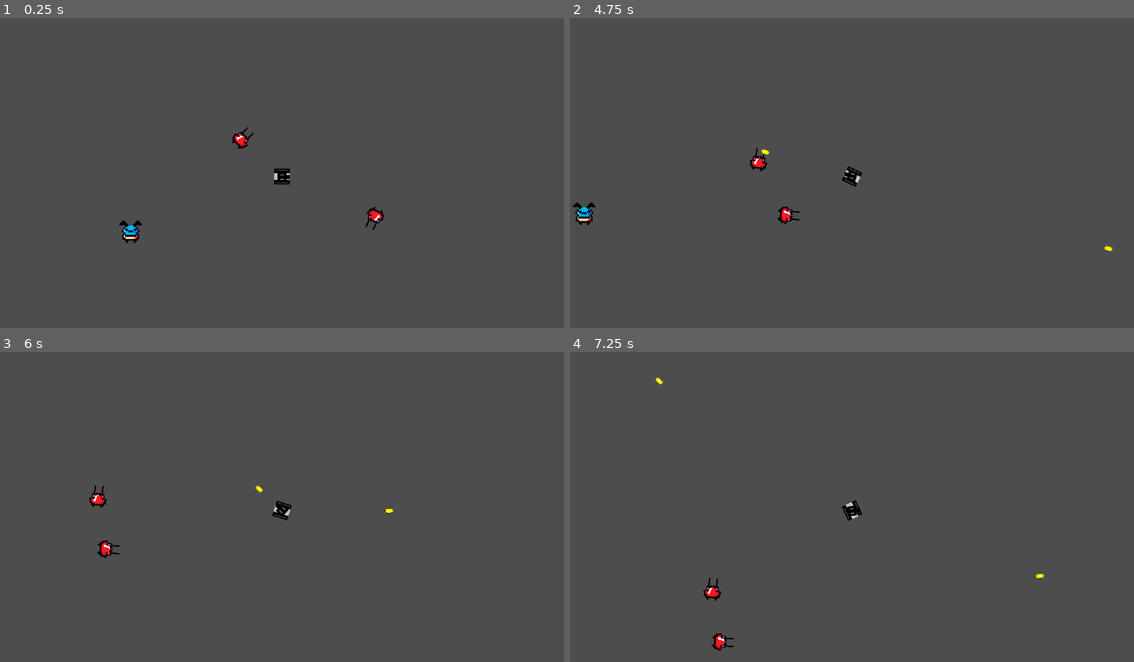
Above: before the commit, frames 1-4 (two rows, left to right).
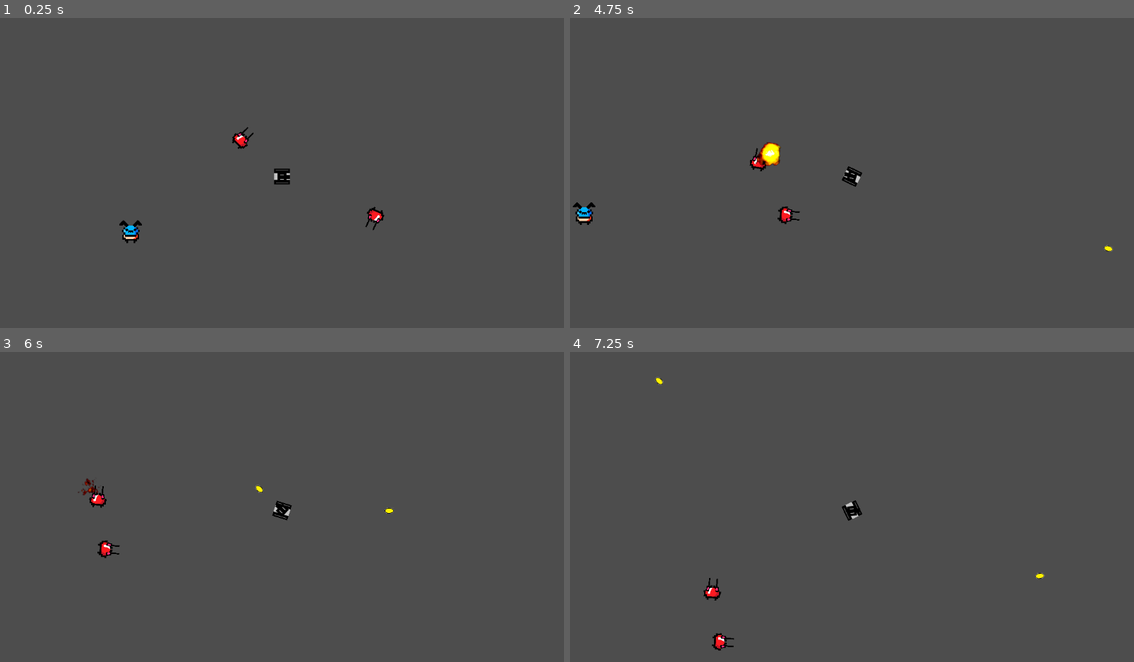
Above: after the commit, the same moments.

Repository: TheCrusty/Biotank-demake
Game: Godot game, scene res://levels/test_level.tscn
Two runs of this game, one before a commit and one after it. Both use one fixed random seed, a clock stepped at 60 frames per second and the inputs below.
Inputs (mouse positions are in pixels of both pictures, inside the frame that each line leads up to):
- Up to frame 1 (0.25 s): no input
- Up to frame 2 (4.75 s): move the mouse to (976, 160) at 0.52 s; hold D (Rotate_Right) 0.53-1.28 s; tap Space (Shoot) every 0.75 s from 0.6 to 4.35 s; move the mouse to (739, 191) at 1.27 s; hold S (Reverse) 1.28-2.03 s; move the mouse to (908, 107) at 2.02 s; hold D (Rotate_Right) 2.03-2.78 s; move the mouse to (823, 241) at 2.77 s; hold W (Forward) 2.78-3.53 s; move the mouse to (1021, 222) at 3.52 s; hold A (Rotate_Left) from 3.53 s (still down); move the mouse to (682, 129) at 4.27 s
- Up to frame 3 (6 s): move the mouse to (310, 510) at 5.02 s; release A (Rotate_Left) at 5.03 s; hold S (Reverse) 5.03-5.78 s; tap Space (Shoot) at 5.1, 5.85 s; move the mouse to (197, 432) at 5.77 s; hold D (Rotate_Right) from 5.78 s (still down)
- Up to frame 4 (7.25 s): move the mouse to (976, 494) at 6.52 s; release D (Rotate_Right) at 6.53 s; hold W (Forward) from 6.53 s (still down); tap Space (Shoot) at 6.6 s

The runs differ from the first frame. In frame 2, 0.2% of the frame differs, in the area x 32-38%, y 40-48%; in frame 3, less than 0.1%; in frame 4, less than 0.1%.

Commit message:
Implemented DEATH, however Zombie

Diff:
--- a/levels/enemy.gd
+++ b/levels/enemy.gd
@@ -15,6 +15,8 @@
 	$Sprite2D.frame = rng.randi_range(0, 3)
 
 func _process(delta):
+	if CURRENT_STATE == STATES.DEATH:
+		pass
 	if CURRENT_STATE == STATES.SEEK:
 		velocity = position.direction_to(target.position) * speed
 		look_at(target.position)
@@ -27,6 +29,7 @@
 	health = health - amountDamage
 	if health <= 0:
 		CURRENT_STATE = STATES.DEATH
+		$Sprite2D.frame = 4
 
 
 func _on_vision_sphere_area_entered(area):
--- a/levels/enemy.tscn
+++ b/levels/enemy.tscn
@@ -27,7 +27,7 @@
 [node name="Sprite2D" type="Sprite2D" parent="."]
 scale = Vector2(0.1, 0.1)
 texture = ExtResource("1_11brc")
-hframes = 4
+hframes = 5
 
 [connection signal="area_entered" from="VisionSphere" to="." method="_on_vision_sphere_area_entered"]
 [connection signal="area_exited" from="VisionSphere" to="." method="_on_vision_sphere_area_exited"]
--- a/levels/projectile.gd
+++ b/levels/projectile.gd
@@ -9,14 +9,16 @@
 	if not exploding:
 		position += transform.x * speed * delta
 
-func _on_area_entered(area):
+
+func _on_explosion_animation_finished():
+	queue_free()
+
+
+func _on_body_entered(body):
 	print("areaFlag")
-	if area.get_parent().has_method("takeDamage"):
-		area.get_parent().takeDamage(damage)
+	if body.has_method("takeDamage"):
+		body.takeDamage(damage)
 		exploding = true
 		$Sprite2D.visible = false
 		$Explosion.visible = true
 		$Explosion.play("Explode")
-
-func _on_explosion_animation_finished():
-	queue_free()
--- a/levels/projectile.tscn
+++ b/levels/projectile.tscn
@@ -143,4 +143,5 @@
 animation = &"Explode"
 
 [connection signal="area_entered" from="." to="." method="_on_area_entered"]
+[connection signal="body_entered" from="." to="." method="_on_body_entered"]
 [connection signal="animation_finished" from="Explosion" to="." method="_on_explosion_animation_finished"]
Binary file changed: resources/Sprite Sheet.png
Not shown, added: resources/Sprite Sheet.png-autosave.kra
